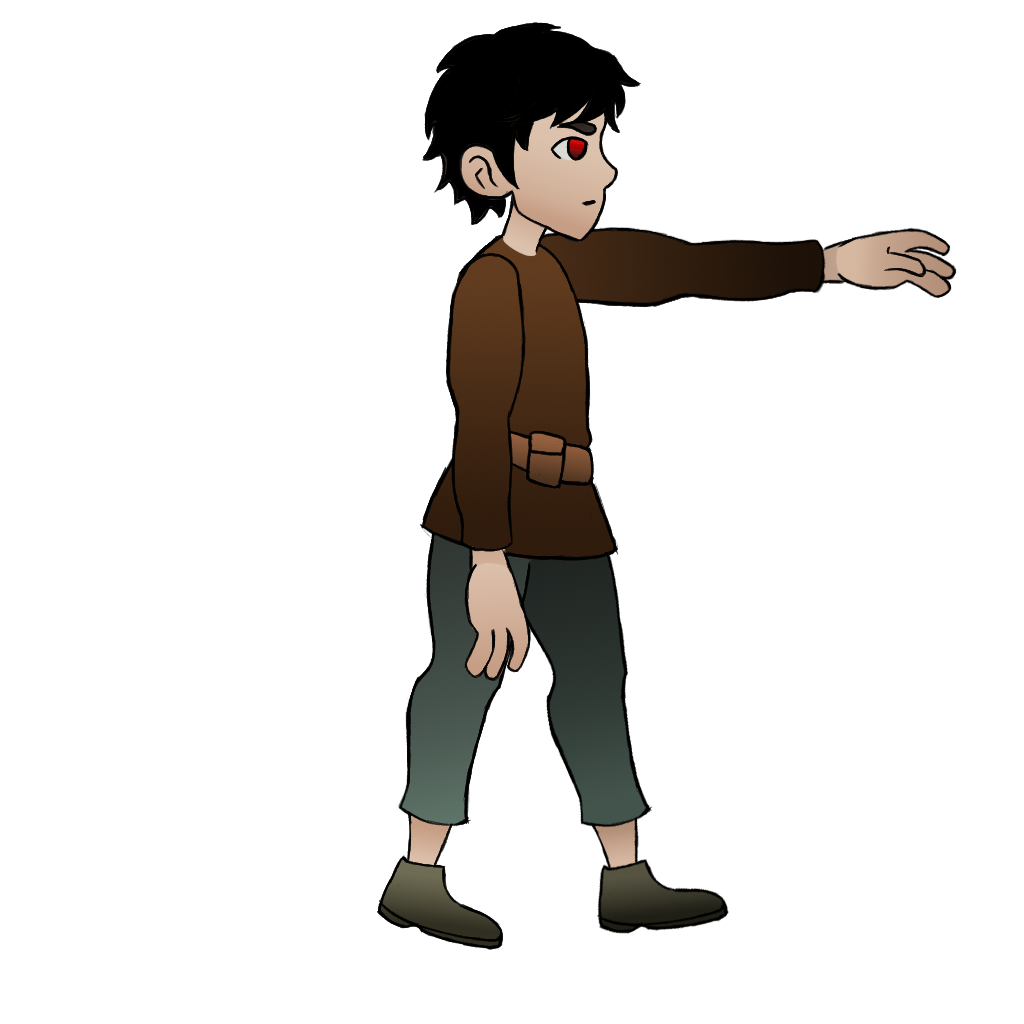
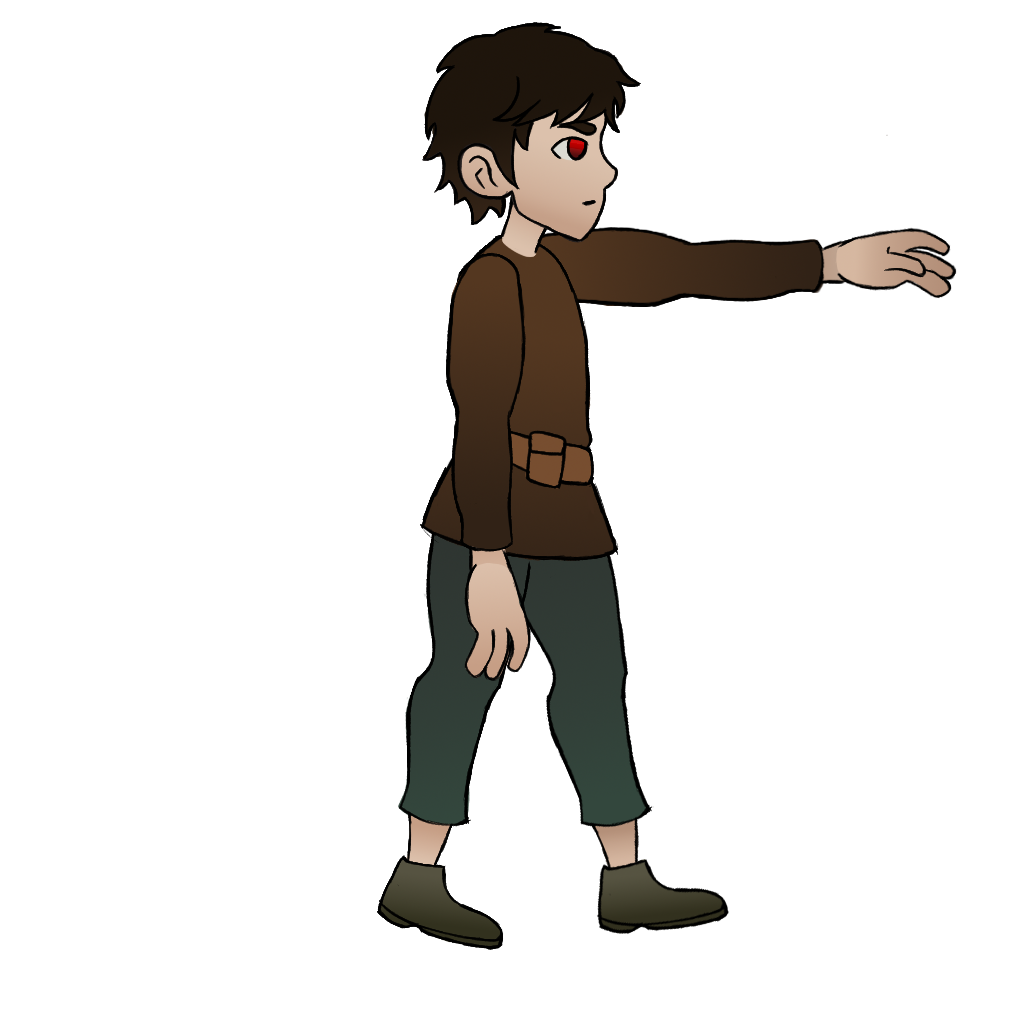
Layered file, before and after one edit (1024×1024). Changes by layer:
painted on "main character head" over (x1=422, y1=22, x2=641, y2=243)
painted on "main character neck" over (x1=498, y1=188, x2=551, y2=258)
painted on "main character front arm" over (x1=446, y1=252, x2=526, y2=594)
painted on "main character torso" over (x1=420, y1=233, x2=619, y2=595)
painted on "main character front foot" over (x1=377, y1=855, x2=504, y2=950)
painted on "main character front leg" over (x1=397, y1=455, x2=533, y2=898)
painted on "main character back arm" over (x1=525, y1=134, x2=888, y2=307)
painted on "main character back foot" over (x1=597, y1=859, x2=729, y2=934)
painted on "main character back leg" over (x1=419, y1=277, x2=654, y2=897)
